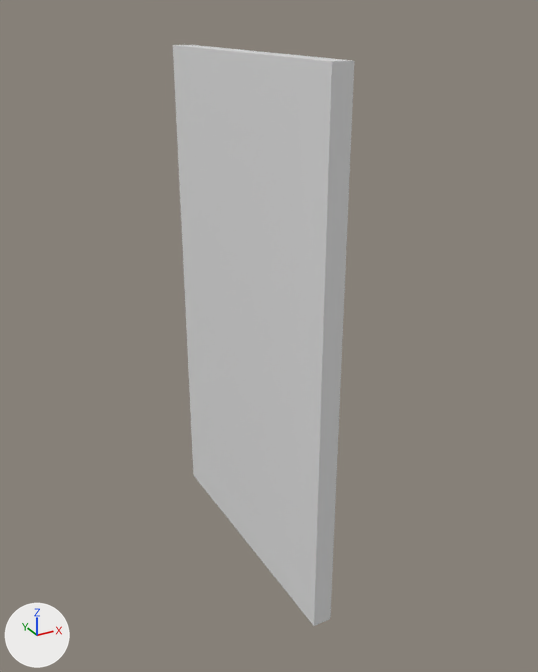
Renders of the Blender file blenderFiles/door.blend from each side of a commit.
Both versions are drawn from a camera (50 mm lens) standing at (-10.79, -20.92, 10.03) and looking at (0.47, -0.46, -0.21). The axes (+X, +Y, +Z) are drawn at lower left. The lights are the same throughout.
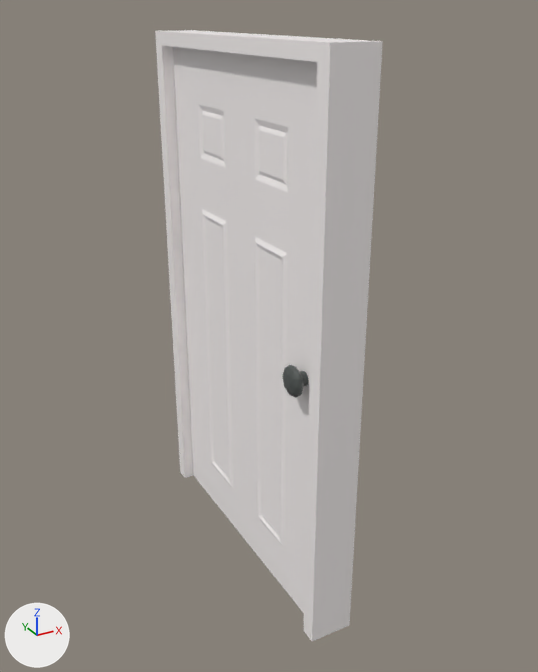
Edits to the bpy script that builds the scene:
```text
Add img_toy_colorpalette_png:
    img_toy_colorpalette_png = load_image('Toy_ColorPalette.png', '../Dicey/Assets/_ColorPalettes/Toy_ColorPalette.png', 380, 795, 'sRGB')
Add img_medieval_colorpalette02_png:
    img_medieval_colorpalette02_png = load_image('Medieval_ColorPalette02.png', '../Dicey/Assets/_ColorPalettes/Medieval_ColorPalette02.png', 1200, 630, 'sRGB')
Add mat_doormat:
    mat_doormat = principled_material('doorMat')
    mat_doormat.texture = img_toy_colorpalette_png
    mat_doormat.roughness = 0.4
Add mat_doorknobmat:
    mat_doorknobmat = principled_material('doorKnobMat')
    mat_doorknobmat.texture = img_medieval_colorpalette02_png
Change me_cube:
    used by ob_cube; location = (0.0, 0.0, 0.0); scale = (0.327, 5.02, 8.87)
    remove me_cube.from_pydata(...)  # 8 vertices, 6 faces; spans x -1.0..1.0, y -1.0..1.0, z -1.0..1.0
    remove me_cube.materials.append(mat_material)  # white #e7e7e7
    add me_cube.from_pydata(...)  # 276 vertices, 252 faces; spans x -0.39..0.39, y -5.02..5.02, z -8.87..8.87
    me_cube part 1: the whole mesh is rebuilt
    add me_cube.materials.append(mat_doormat)  # picture img_toy_colorpalette_png
Add me_icosphere_001:
    me_icosphere_001.from_pydata(...)  # 108 vertices, 174 faces; spans x -0.41..3.43, y -1.0..1.0, z -1.0..1.0
    me_icosphere_001.materials.append(mat_doorknobmat)  # picture img_medieval_colorpalette02_png
Add me_cube_001:
    me_cube_001.from_pydata(...)  # 156 vertices, 129 faces; spans x -0.7..0.7, y -5.6..5.6, z -8.9..9.3
    me_cube_001.materials.append(mat_doormat)  # picture img_toy_colorpalette_png
Change ob_cube:
    ob_cube.scale: (0.327, 5.02, 8.87) -> (1.0, 1.0, 1.0)
Add ob_icosphere_001:
    ob_icosphere_001 = bpy.data.objects.new('Icosphere.001', me_icosphere_001)
    ob_icosphere_001.location = (-0.73, -4.09, -0.01)
    ob_icosphere_001.scale = (0.5, 0.5, 0.5)
Add ob_doorframe:
    ob_doorframe = bpy.data.objects.new('doorFrame', me_cube_001)
    ob_doorframe.location = (0.0, 0.0, 0.0)
```

Boxes (x1, y1, x2, y2) around the edits, measured in the pictures (538 x 672 px):
'Cube', reshaped, rescaled: before (173, 45, 354, 626); after (173, 47, 317, 613)
'doorFrame', added: after (155, 30, 383, 641)
'Icosphere.001', added: after (282, 365, 309, 397)
